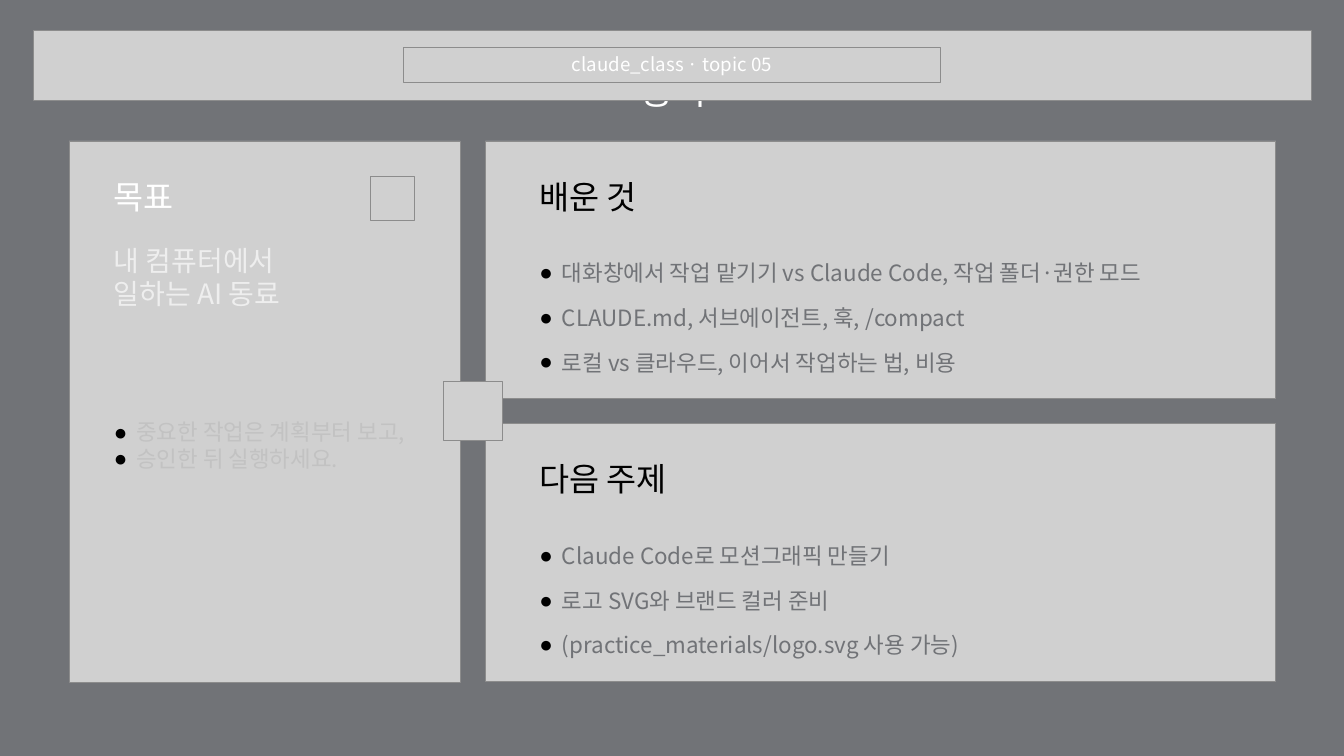
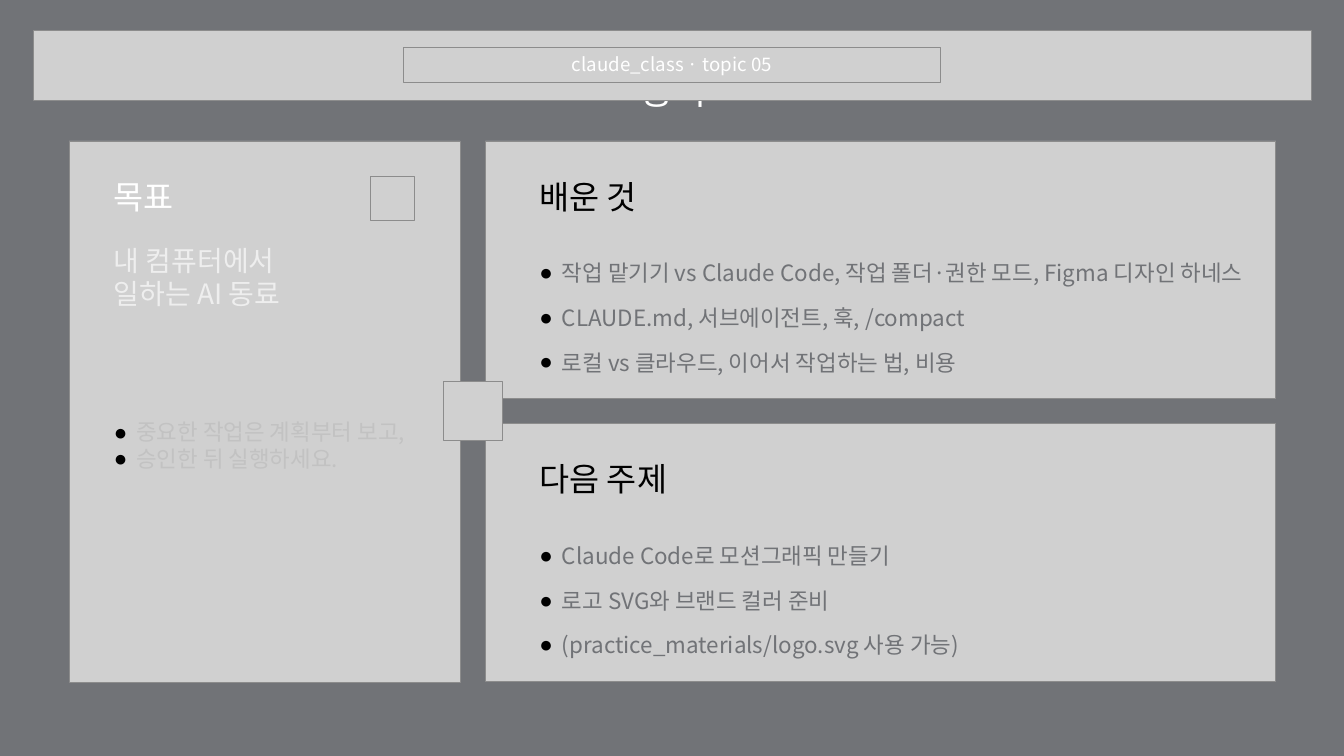
Before and after one commit to pa3757/claude_lecture, a slide deck: slide 21 of slides/05_Claude_Code.pptx (slide 15 before the commit). Drawn at 1344x756 pixels with LibreOffice and Linux fonts; fonts in the diff are those of the drawing; grey boxes stand for pictures; background and template pictures are left out. Boxes give left, top, right and bottom in pixels: in the first picture for what was removed or moved away, otherwise in the second. Text is boxed around its words. In the diff, an @@ line names an element or a change of style, - is before the commit and + after.

```diff
--- a/slides/05_Claude_Code.pptx
+++ b/slides/05_Claude_Code.pptx
@@ text at (562, 262, 1243, 287): text changed @@
-  ● 대화창에서 작업 맡기기 vs Claude Code, 작업 폴더·권한 모드
+  ● 작업 맡기기 vs Claude Code, 작업 폴더·권한 모드, Figma 디자인 하네스
```
Also in this commit, not shown: 3 other slides changed, 6 slides added, 36 other files.
